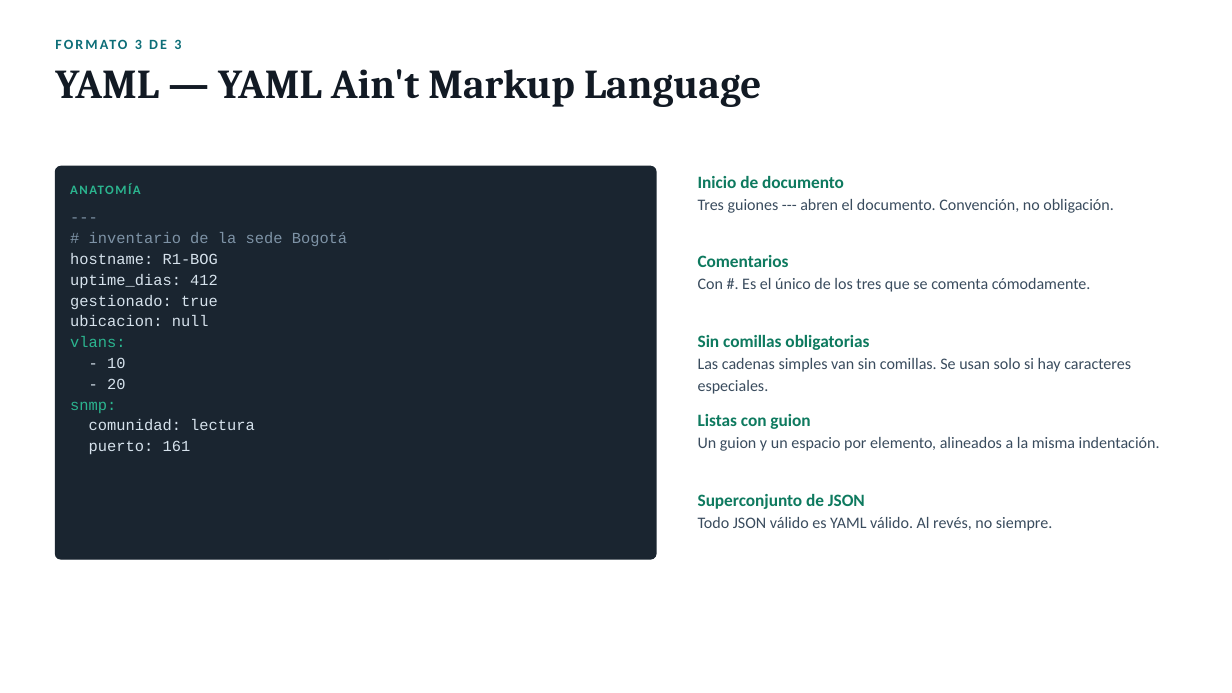
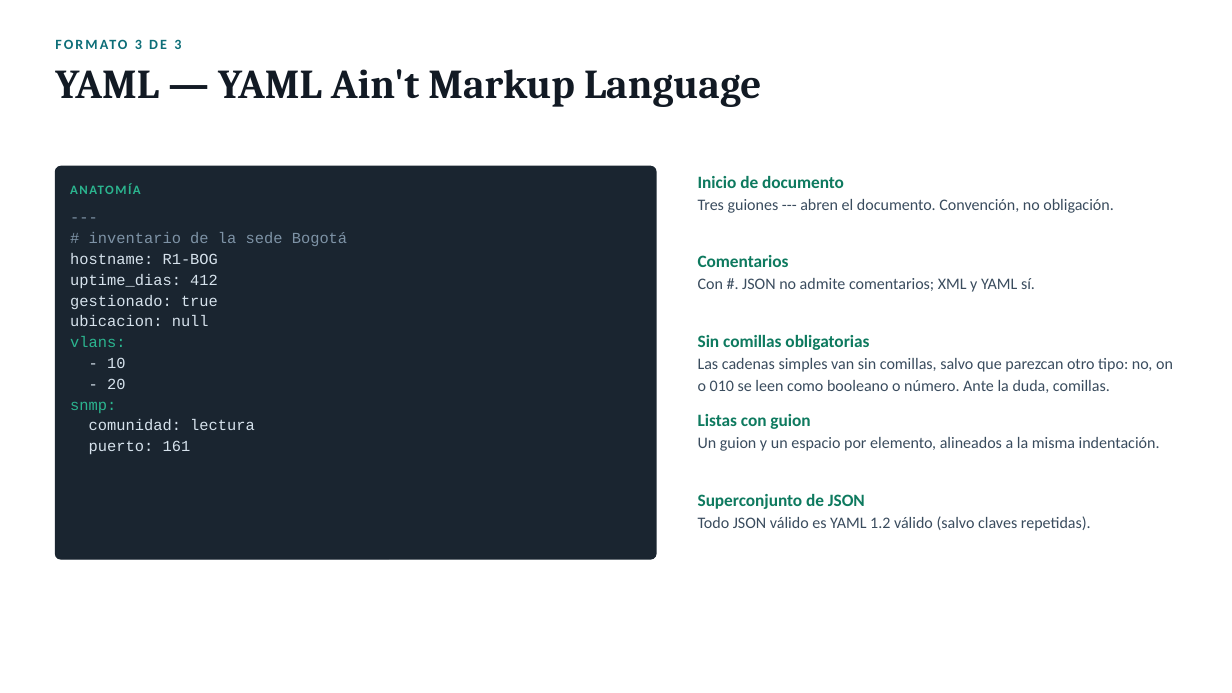
Before and after one commit to CTH-SOLUCIONES/netlab, a slide deck: slide 11 of docs/formatos-datos-automatizacion-redes.pptx. Drawn at 1232x693 pixels with LibreOffice and Linux fonts; fonts in the diff are those of the drawing. Boxes give left, top, right and bottom in pixels: in the first picture for what was removed or moved away, otherwise in the second. Text is boxed around its words. In the diff, an @@ line names an element or a change of style, - is before the commit and + after.

```diff
--- a/docs/formatos-datos-automatizacion-redes.pptx
+++ b/docs/formatos-datos-automatizacion-redes.pptx
@@ text at (x1=698, y1=255, x2=1035, y2=292): text changed @@
-Comentarios
-Con #. Es el único de los tres que se comenta cómodamente.
+Comentarios
+Con #. JSON no admite comentarios; XML y YAML sí.
@@ text at (x1=698, y1=335, x2=1173, y2=393): text changed @@
-Sin comillas obligatorias
-Las cadenas simples van sin comillas. Se usan solo si hay caracteres especiales.
+Sin comillas obligatorias
+Las cadenas simples van sin comillas, salvo que parezcan otro tipo: no, on o 010 se leen como booleano o número. Ante la duda, comillas.
@@ text at (x1=698, y1=494, x2=1091, y2=531): text changed @@
-Superconjunto de JSON
-Todo JSON válido es YAML válido. Al revés, no siempre.
+Superconjunto de JSON
+Todo JSON válido es YAML 1.2 válido (salvo claves repetidas).
```
Also in this commit, not shown: 8 other slides changed, 2 other files.
